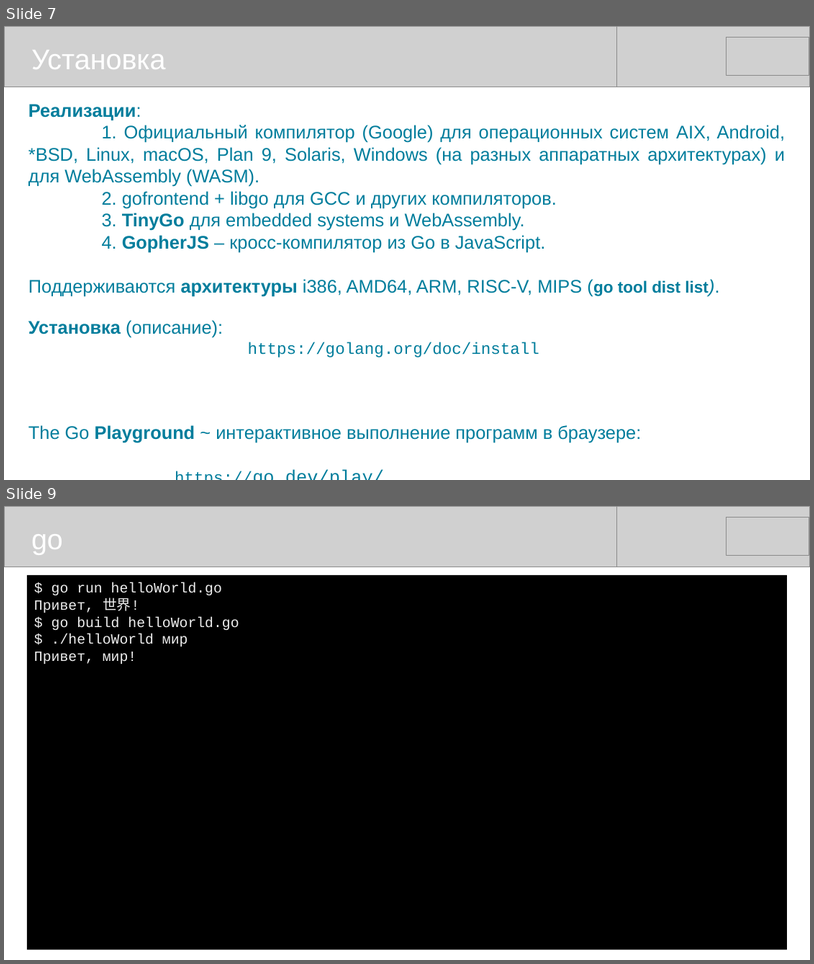
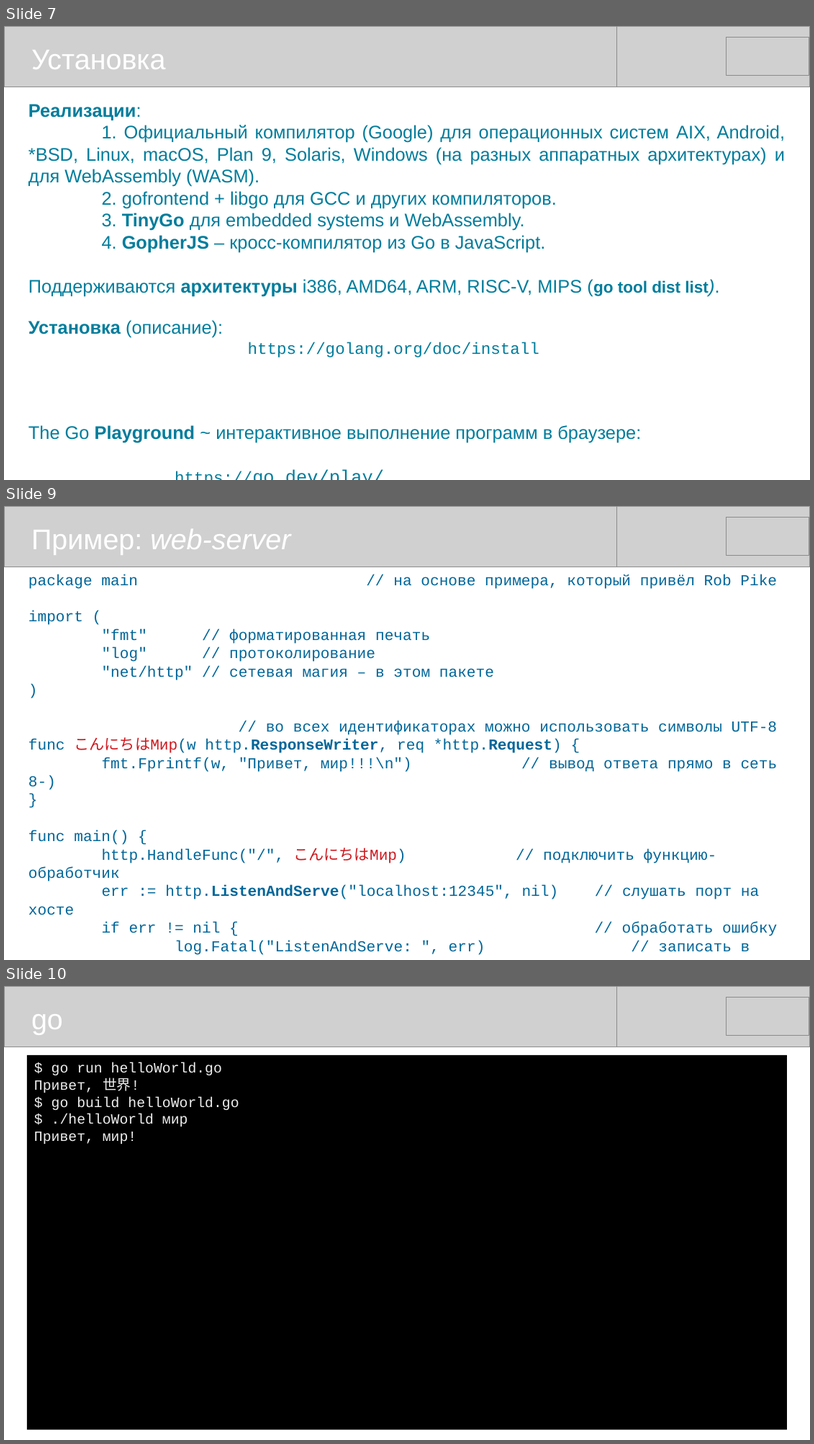
Before and after one commit to mike-shock/Go_language, a slide deck: Go_Intro.odp. Shown one above the other, each under a label of ours: slides 7 and 9 before the commit, slides 7, 9 and 10 after it; the slides between them are not shown. The pictures are 814x964 and 814x1444 pixels, drawn with LibreOffice and Linux fonts; fonts in the diff are those of the drawing; grey boxes stand for pictures. Boxes give left, top, right and bottom in pixels: in the first picture for what was removed or moved away, otherwise in the second. Text is boxed around its words. In the diff, an @@ line names an element or a change of style, - is before the commit and + after.

```diff
--- a/Go_Intro.odp
+++ b/Go_Intro.odp
@@ slide 9 added at (x1=4, y1=506, x2=810, y2=960), background #FFFFFF @@
@@ picture added at (x1=4, y1=506, x2=617, y2=566) @@
@@ picture added at (x1=197, y1=506, x2=810, y2=566) @@
@@ picture added at (x1=727, y1=518, x2=810, y2=556) @@
@@ text added at (x1=31, y1=529, x2=291, y2=555), 28 pt, text #FFFFFF, italic @@
+Пример: web-server
@@ text added at (x1=28, y1=574, x2=778, y2=936), 15 pt, text #006699 @@
+package main // на основе примера, который привёл Rob Pike
+import (
+"fmt" // форматированная печать
+"log" // протоколирование
+"net/http" // сетевая магия – в этом пакете
+)
+// во всех идентификаторах можно использовать символы UTF-8
+func こんにちはМир(w http.ResponseWriter, req *http.Request) {
+fmt.Fprintf(w, "Привет, мир!!!\n") // вывод ответа прямо в сеть 8-)
+}
+func main() {
+http.HandleFunc("/", こんにちはМир) // подключить функцию-обработчик
+err := http.ListenAndServe("localhost:12345", nil) // слушать порт на хосте
+if err != nil { // обработать ошибку
+log.Fatal("ListenAndServe: ", err) // записать в протокол
+}
+} // бесконечный цикл
@@ what was slide 9 is now slide 10 @@
```
Also in this commit, not shown: 1 slide changed, 2 other files.
